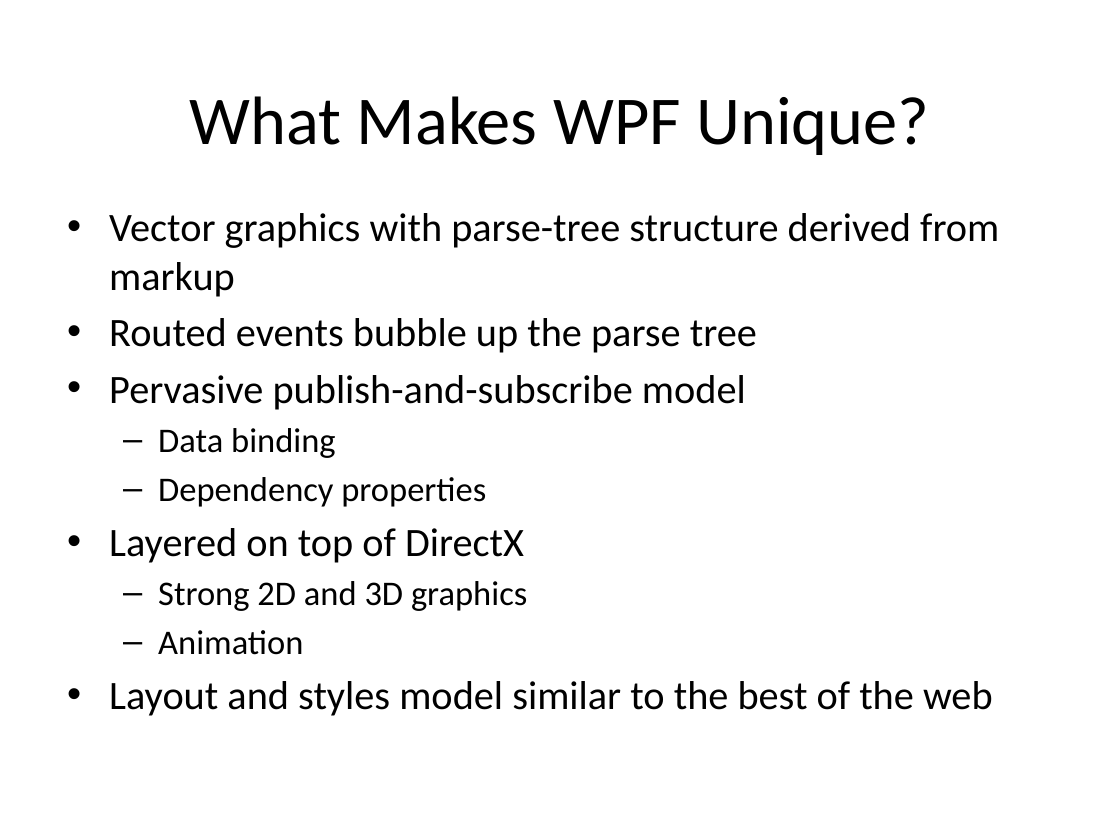
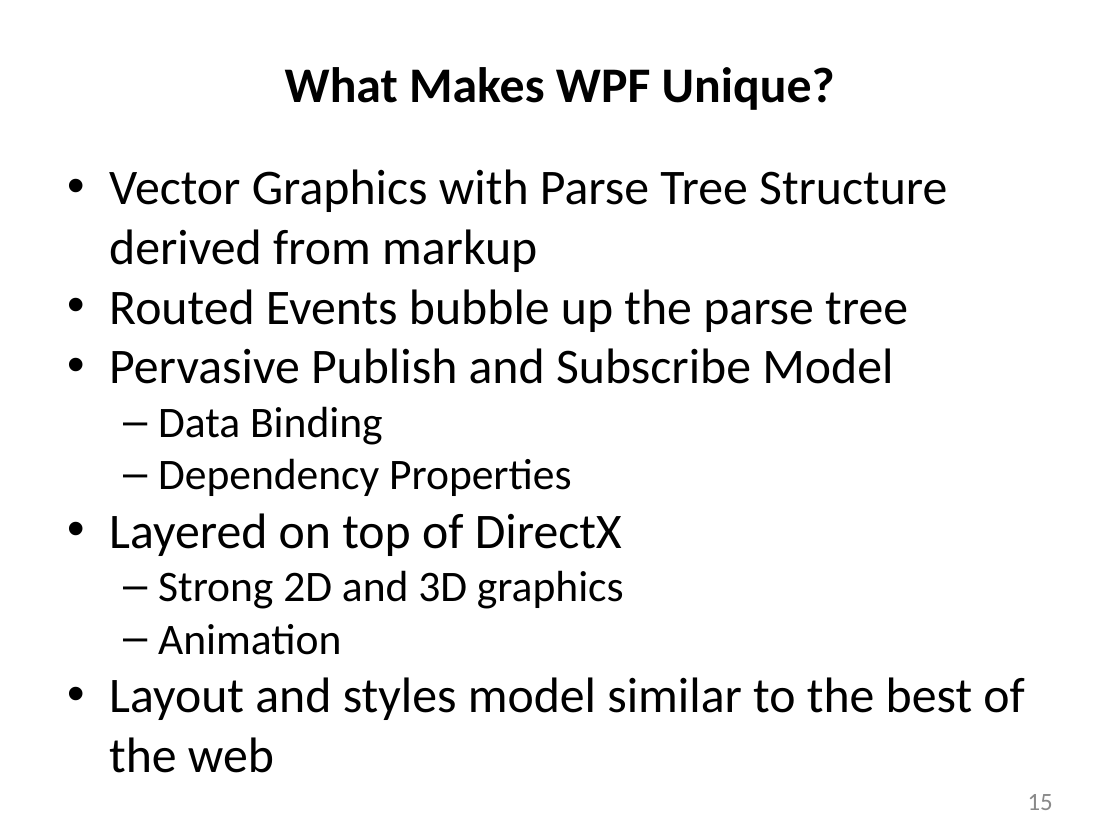
Before and after one commit to JimFawcett/JimFawcett.github.io, a slide deck: slide 15 of Resources/WindowsPresentationFoundation.pptx (slide 14 before the commit). Drawn at 1120x840 pixels with LibreOffice and Linux fonts; fonts in the diff are those of the drawing. Boxes give left, top, right and bottom in pixels: in the first picture for what was removed or moved away, otherwise in the second. Text is boxed around its words. In the diff, an @@ line names an element or a change of style, - is before the commit and + after.

```diff
--- a/Resources/WindowsPresentationFoundation.pptx
+++ b/Resources/WindowsPresentationFoundation.pptx
@@ title "What Makes WPF Unique?": place and size @@
-title "What Makes WPF Unique?" at [189,96,929,155]
+title "What Makes WPF Unique?" at [285,67,835,110]
@@ title "What Makes WPF Unique?" at [285,67,835,110]: size 44 to 32 pt, bold on @@
@@ text "Vector Graphics with Parse Tree ...": place and size @@
-text "Vector Graphics with Parse Tree ..." at [109,213,999,716]
+text "Vector Graphics with Parse Tree ..." at [109,169,1024,773]
@@ text at [109,169,947,496]: text changed; size 25.9 to 32 pt @@
-• Vector graphics with parse-tree structure derived from markup
-• Routed events bubble up the parse tree
-• Pervasive publish-and-subscribe model
-  – Data binding
-  – Dependency properties
+• Vector Graphics with Parse Tree Structure derived from markup
+• Routed Events bubble up the parse tree
+• Pervasive Publish and Subscribe Model
+  – Data Binding
+  – Dependency Properties
@@ text at [109,513,1024,773]: size 25.9 to 32 pt in "Layered on top of DirectX", "Layout and styles model similar to the ..."; size 22.2 to 28 pt in "Strong 2D and 3D graphics", "Animation"; less space between paragraphs @@
@@ page number added at [1028,794,1053,810], 16 pt, text #898989 @@
+15
```
Also in this commit, not shown: 32 other slides changed, 6 slides added, 5 slides removed, 9 other files.
